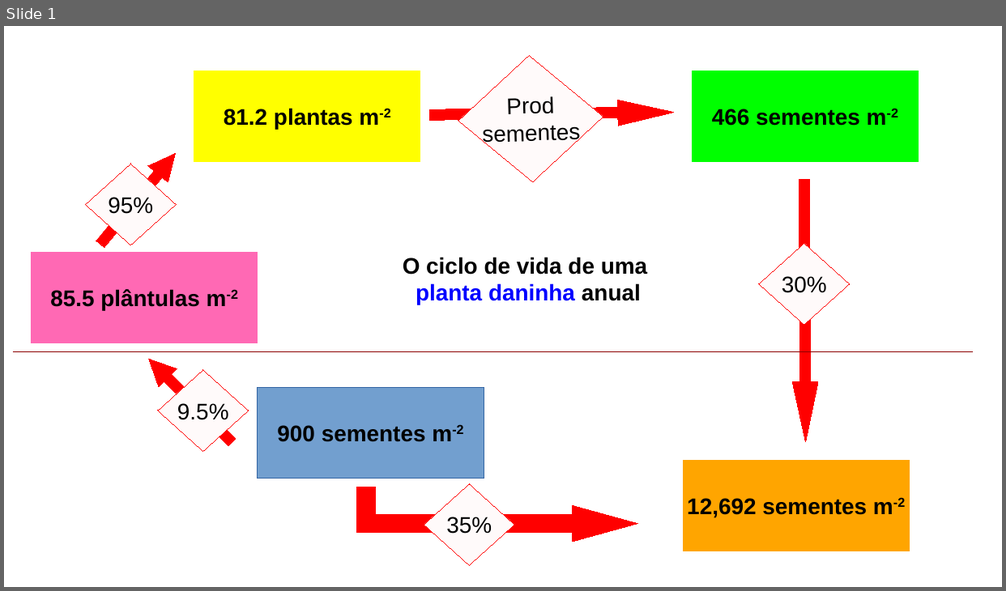
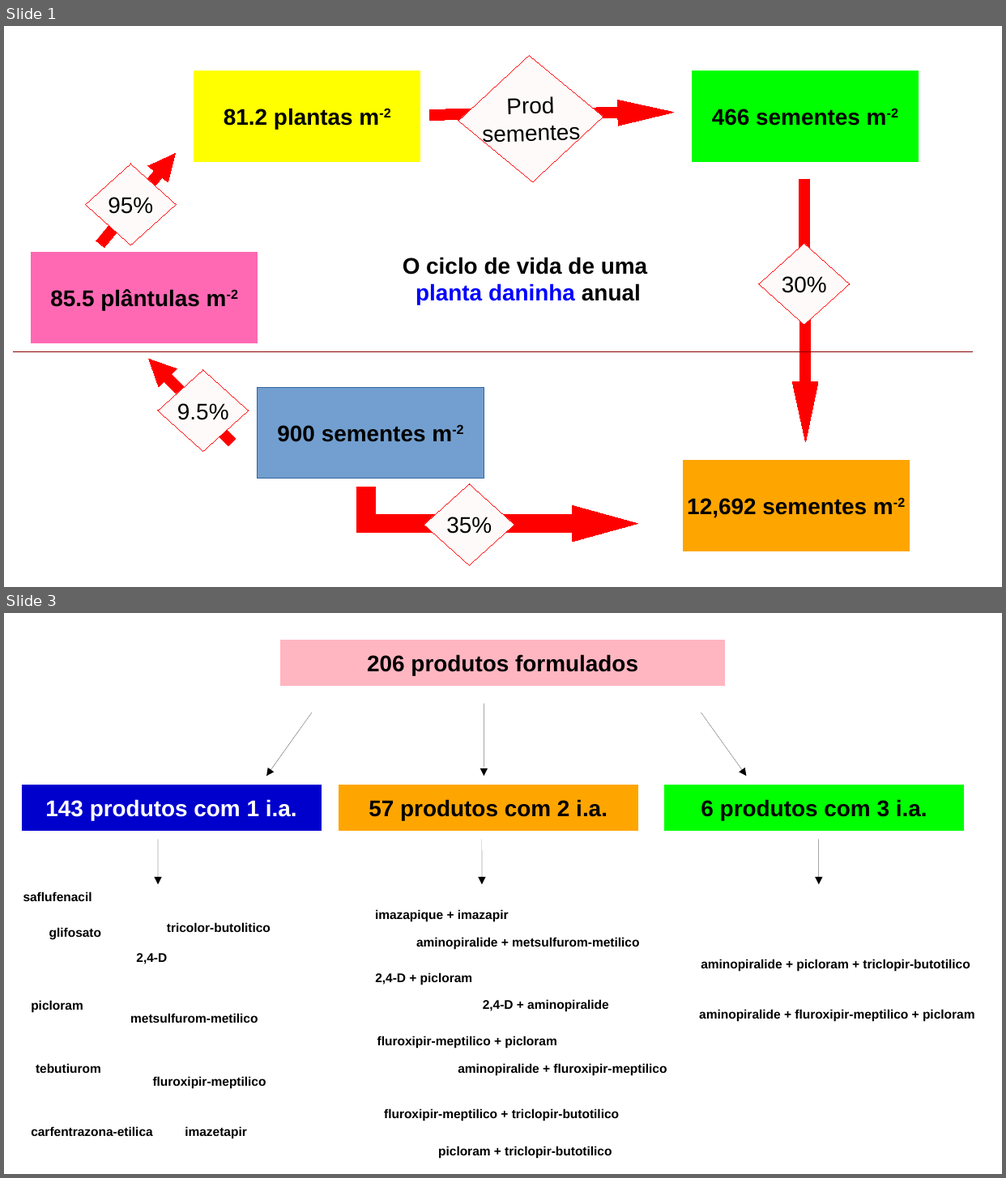
Before and after one commit to Unoeste-PP/palestra-pastagens, a slide deck: draw.odp. Shown one above the other, each under a label of ours: slide 1 before the commit, slides 1 and 3 after it; the slides between them are not shown. The pictures are 1006x591 and 1006x1178 pixels, drawn with LibreOffice and Linux fonts; fonts in the diff are those of the drawing. Boxes give left, top, right and bottom in pixels: in the first picture for what was removed or moved away, otherwise in the second. Text is boxed around its words. In the diff, an @@ line names an element or a change of style, - is before the commit and + after.

```diff
--- a/draw.odp
+++ b/draw.odp
@@ slide 3 added at [4,613,1002,1174], background #FFFFFF @@
@@ rectangle added at [281,641,725,685], fill #FFB6C1, outline #FFB6C1 0 pt, 18 pt, text #000000, bold @@
+206 produtos formulados
@@ rectangle added at [466,685,692,713], fill #FFFFFF, outline #FFFFFF 0 pt @@
@@ rectangle added at [58,695,285,722], fill #FFFFFF, outline #FFFFFF 0 pt @@
@@ arrow added from (484, 704) to (484, 776), #000000 0 pt @@
@@ arrow added from (312, 713) to (266, 776), #000000 0 pt @@
@@ arrow added from (701, 713) to (747, 776), #000000 0 pt @@
@@ rectangle added at [22,785,321,830], fill #0000CD, outline #0000CD 0 pt, 18 pt, text #FFFFFF, bold @@
+143 produtos com 1 i.a.
@@ rectangle added at [339,785,638,830], fill #FFA500, outline #FFA500 0 pt, 18 pt, text #000000, bold @@
+57 produtos com 2 i.a.
@@ rectangle added at [665,785,964,830], fill #00FF00, outline #00FF00 0 pt, 18 pt, text #000000, bold @@
+6 produtos com 3 i.a.
@@ arrow added from (158, 839) to (158, 884), #000000 0 pt @@
@@ arrow added from (482, 839) to (482, 884), #000000 0 pt @@
@@ arrow added from (819, 839) to (819, 884), #000000 0 pt @@
@@ text added at [23,892,92,901], 10 pt, text #000000, bold @@
+saflufenacil
@@ text added at [49,927,101,940], 10 pt, text #000000, bold @@
+glifosato
@@ text added at [167,922,270,932], 10 pt, text #000000, bold @@
+tricolor-butolitico
@@ text added at [375,909,509,922], 10 pt, text #000000, bold @@
+imazapique + imazapir
@@ text added at [416,937,639,949], 10 pt, text #000000, bold @@
+aminopiralide + metsulfurom-metilico
@@ text added at [136,953,167,965], 10 pt, text #000000, bold @@
+2,4-D
@@ text added at [375,973,473,986], 10 pt, text #000000, bold @@
+2,4-D + picloram
@@ text added at [701,959,970,972], 10 pt, text #000000, bold @@
+aminopiralide + picloram + triclopir-butotilico
@@ text added at [31,1000,83,1012], 10 pt, text #000000, bold @@
+picloram
@@ text added at [483,999,609,1012], 10 pt, text #000000, bold @@
+2,4-D + aminopiralide
@@ text added at [130,1013,258,1023], 10 pt, text #000000, bold @@
+metsulfurom-metilico
@@ text added at [699,1009,975,1021], 10 pt, text #000000, bold @@
+aminopiralide + fluroxipir-meptilico + picloram
@@ text added at [377,1036,557,1048], 10 pt, text #000000, bold @@
+fluroxipir-meptilico + picloram
@@ text added at [36,1063,101,1073], 10 pt, text #000000, bold @@
+tebutiurom
@@ text added at [458,1063,667,1076], 10 pt, text #000000, bold @@
+aminopiralide + fluroxipir-meptilico
@@ text added at [153,1076,266,1089], 10 pt, text #000000, bold @@
+fluroxipir-meptilico
@@ text added at [384,1109,619,1121], 10 pt, text #000000, bold @@
+fluroxipir-meptilico + triclopir-butotilico
@@ text added at [31,1127,152,1136], 10 pt, text #000000, bold @@
+carfentrazona-etilica
@@ text added at [185,1127,247,1139], 10 pt, text #000000, bold @@
+imazetapir
@@ text added at [438,1146,612,1158], 10 pt, text #000000, bold @@
+picloram + triclopir-butotilico
```
Also in this commit, not shown: 1 other slide added, 1 slide removed, 6 other files.
